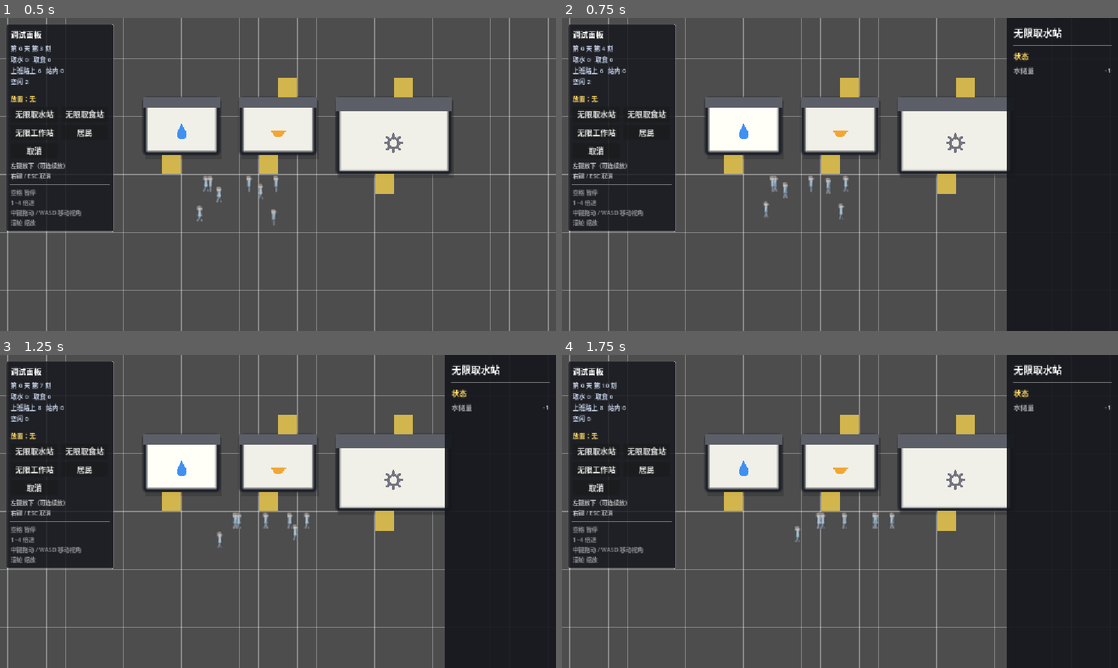
Above: before the commit, frames 1-4 (two rows, left to right).
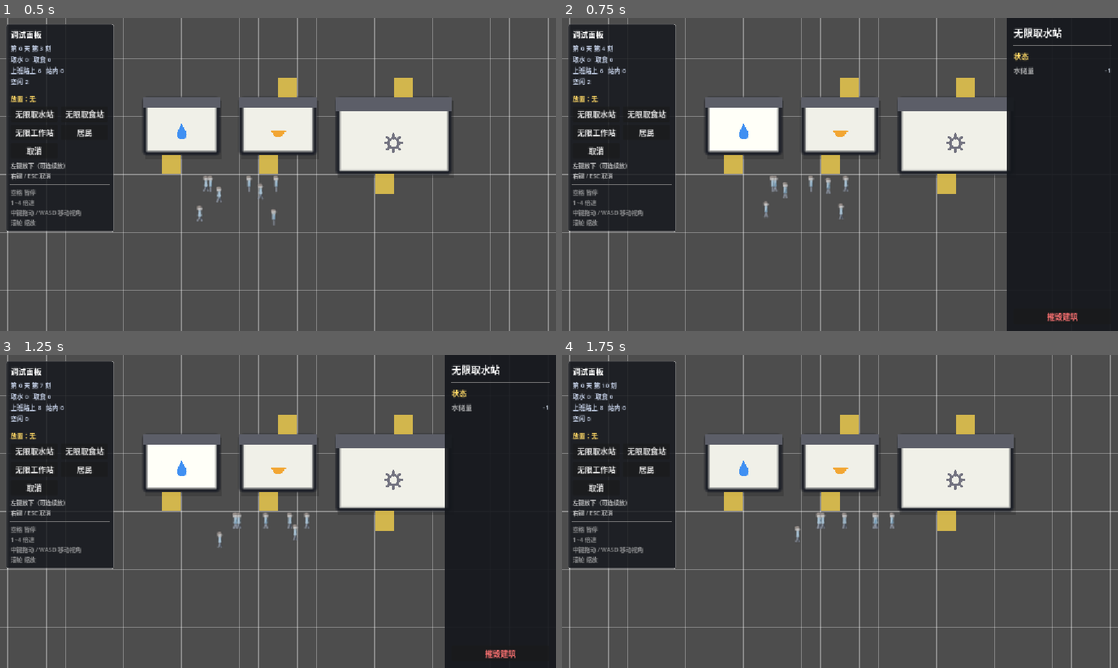
Above: after the commit, the same moments.

Repository: Boring-Coils/new-world
Game: Godot game, scene res://Scenes/TestScene.tscn
The game is run twice, just before and just after one commit, with the same random seed, the same clock (stepped at 60 frames per second) and the same inputs. This scene is started directly instead of the project's main scene.
Inputs (mouse positions are in pixels of both pictures, inside the frame that each line leads up to):
- Up to frame 1 (0.5 s): no input
- Up to frame 2 (0.75 s): click (745, 127) at 0.52 s
- Up to frame 3 (1.25 s): no input
- Up to frame 4 (1.75 s): click (1062, 652) at 1.25 s, where only the run after the commit has a clickable "摧毁建筑"

Frame 1 is identical in both runs. In frame 2, 0.1% of the frame differs, in the area x 87-93%, y 94-97%; in frame 3, 0.1%; in frame 4, 20%, in the area x 80-100%, y 0-100%.

Commit message:
feat: 为建筑详情页添加摧毁按钮

Diff:
--- a/Scripts/Building/Building.gd
+++ b/Scripts/Building/Building.gd
@@ -399,3 +399,7 @@
 		or rect.has_point(cell + Vector2i.UP)
 		or rect.has_point(cell + Vector2i.DOWN)
 	)
+
+## 逻辑等待补全！！！
+func remove() -> void:
+	print("remove")
--- a/Scripts/UI/BuildingDetailPanel.gd
+++ b/Scripts/UI/BuildingDetailPanel.gd
@@ -21,6 +21,9 @@
 
 ## 当前选中的建筑（null = 没选中）
 var _current: Building = null
+
+## 底部「摧毁」按钮。固定不滚，所以单独存一份引用
+var _demolish_button: Button = null
 
 
 func _ready() -> void:
@@ -75,6 +78,19 @@
 	_body.add_theme_constant_override("separation", 6)
 	scroll.add_child(_body)
 
+	# 底部固定区：放在 scroll 后面（同级兄弟）
+	vbox.add_child(HSeparator.new())
+
+	_demolish_button = Button.new()
+	_demolish_button.text = "摧毁建筑"
+	_demolish_button.focus_mode = Control.FOCUS_NONE
+	# 横向铺满，和面板其它控件对齐
+	_demolish_button.size_flags_horizontal = Control.SIZE_EXPAND_FILL
+	# 用红色文字提示「这是个破坏性操作」，不额外换整套按钮样式，保持和项目风格一致
+	_demolish_button.add_theme_color_override("font_color", Color(1.0, 0.45, 0.45))
+	_demolish_button.pressed.connect(_on_demolish_pressed)
+	vbox.add_child(_demolish_button)
+
 
 ## 让某一栋建筑的点击都连到这里
 func _connect_building(building: Building) -> void:
@@ -104,6 +120,19 @@
 ## 面板开着没有
 func is_open() -> bool:
 	return _panel != null and _panel.visible
+
+
+## 点「摧毁」：先收起面板，再拆建筑。[br]
+## 顺序不能反：[member _current] 持有建筑引用，建筑被 free 后它就失效，[br]
+## 先 hide_panel() 把它置空，后续刷新就不会碰到已释放的对象。
+func _on_demolish_pressed() -> void:
+	if _current == null or not is_instance_valid(_current):
+		hide_panel()
+		return
+
+	var building := _current
+	hide_panel()
+	building.remove()
 
 
 ## 点空地收起：点建筑的那一下会被建筑自己的按钮吃掉，走不到这里
Not shown, added: Docs/v0.0.1a/代码审查报告.md
Not shown, changed: Docs/v0.0.1b/需求文档.md
